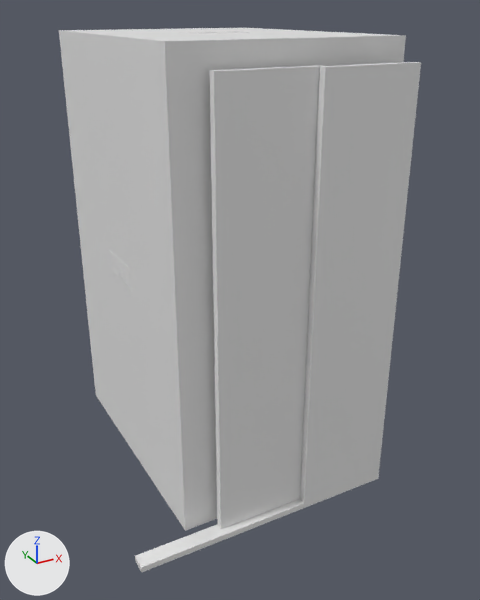
A saved change to the glTF model frontend/static/elevator.glb.
One viewpoint serves both versions: a 50 mm camera at (-14.7, -22.6, 23.1) aimed at (0.6, 5.3, 9.1). The lights are fixed; the arrows at lower left show +X, +Y and +Z. Vertices at the same position are counted once.

Before the edit, the objects in view are built like this:
```python
me_102_7457_005 = bpy.data.meshes.new('102/7457.005')
me_102_7457_005.from_pydata(...)  # 692 vertices, 1288 faces; spans x -9.0..4.7, y -0.9..14.3, z -0.3..22.0
me_102_7457_005.materials.append(mat_m_model_006)  # white #e7e7e7
ob_elevator_004 = bpy.data.objects.new('elevator.004', me_102_7457_005)
ob_elevator_004.location = (1.27, 0.24, 0.0)
```
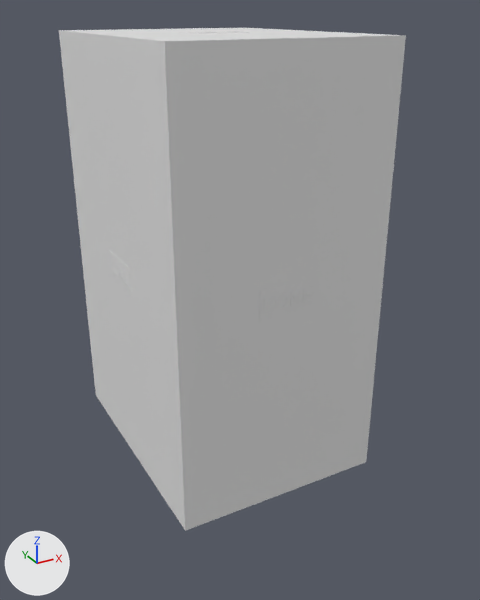
What changed in the scene script:
```text
Change me_102_7457_005:
    where me_102_7457_005.from_pydata(...)  # 692 vertices, 1288 faces; spans x -9.0..4.7, y -0.9..14.3, z -0.3..22.0
    used by ob_elevator_004; location = (1.27, 0.24, 0.0)
    me_102_7457_005 part 1: the loose piece of 8 vertices spanning x -0.2..4.6, y -0.9..-0.5, z 0.0..21.0 is deleted
    me_102_7457_005 part 2: the loose piece of 8 vertices spanning x -4.8..0.1, y -0.5..-0.1, z 0.0..21.0 is deleted
    me_102_7457_005 part 3: the loose piece of 8 vertices spanning x -9.0..4.7, y -0.9..-0.1, z -0.3..0.0 is deleted
```

What differs and where, as boxes (x1, y1, x2, y2) in the pictures (480 x 600 px):
'elevator.004', reshaped (8% shorter): before (59, 28, 421, 572); after (59, 28, 406, 531)
part 1 of me_102_7457_005, deleted: before (300, 62, 421, 503)
part 2 of me_102_7457_005, deleted: before (210, 65, 321, 529)
part 3 of me_102_7457_005, deleted: before (135, 474, 379, 572)
